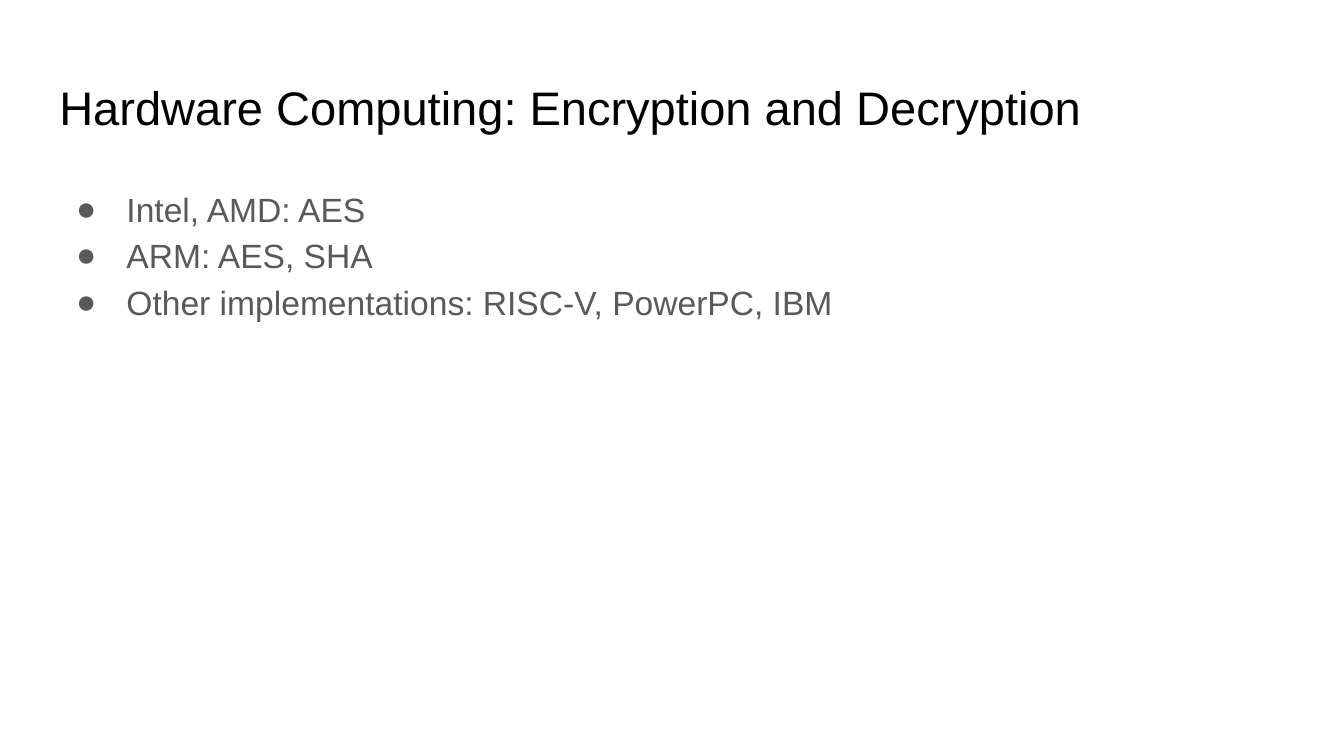
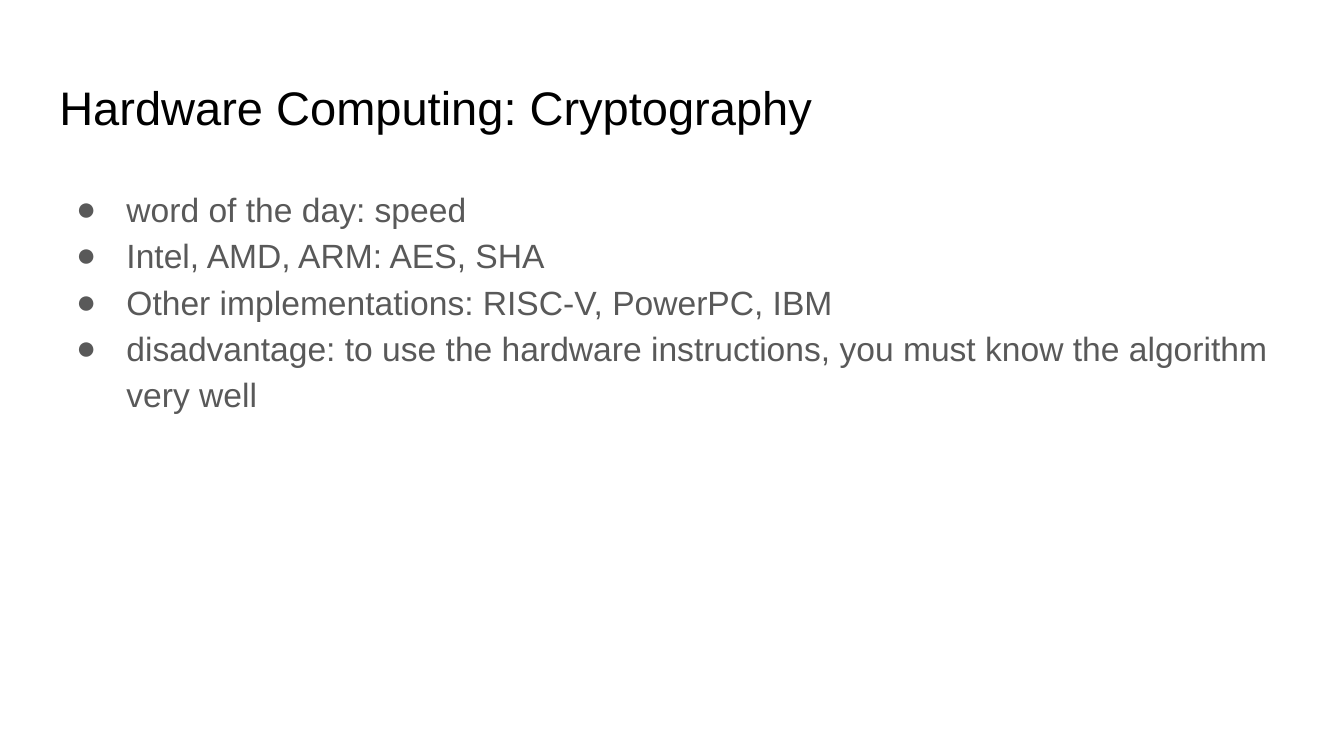
Before and after one commit to security-summer-school/hardware-sec, a slide deck: slide 5 of hardware-computing/slides/Hardware Security.pptx. Drawn at 1344x756 pixels with LibreOffice and Linux fonts; fonts in the diff are those of the drawing. Boxes give left, top, right and bottom in pixels: in the first picture for what was removed or moved away, otherwise in the second. Text is boxed around its words. In the diff, an @@ line names an element or a change of style, - is before the commit and + after.

```diff
--- a/hardware-computing/slides/Hardware Security.pptx
+++ b/hardware-computing/slides/Hardware Security.pptx
@@ title at box(59, 91, 812, 134): text changed @@
-Hardware Computing: Encryption and Decryption
+Hardware Computing: Cryptography
@@ text at box(126, 197, 544, 273): text changed @@
-● Intel, AMD: AES
-● ARM: AES, SHA
+● word of the day: speed
+● Intel, AMD, ARM: AES, SHA
@@ text at box(126, 336, 1267, 413): paragraph added @@
+● disadvantage: to use the hardware instructions, you must know the algorithm very well
```
Also in this commit, not shown: 5 other slides changed, 3 slides added, 17 other files.
